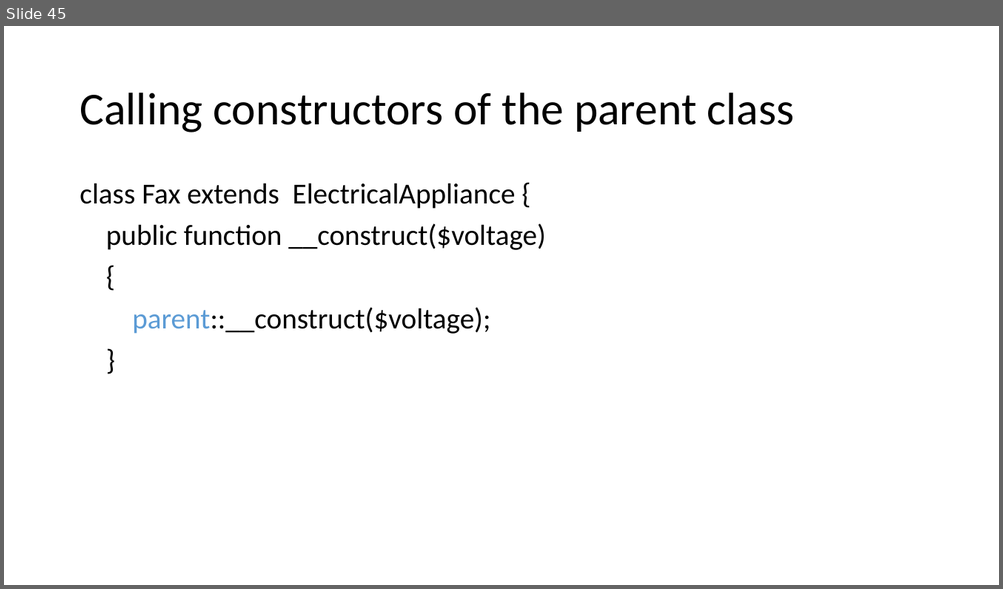
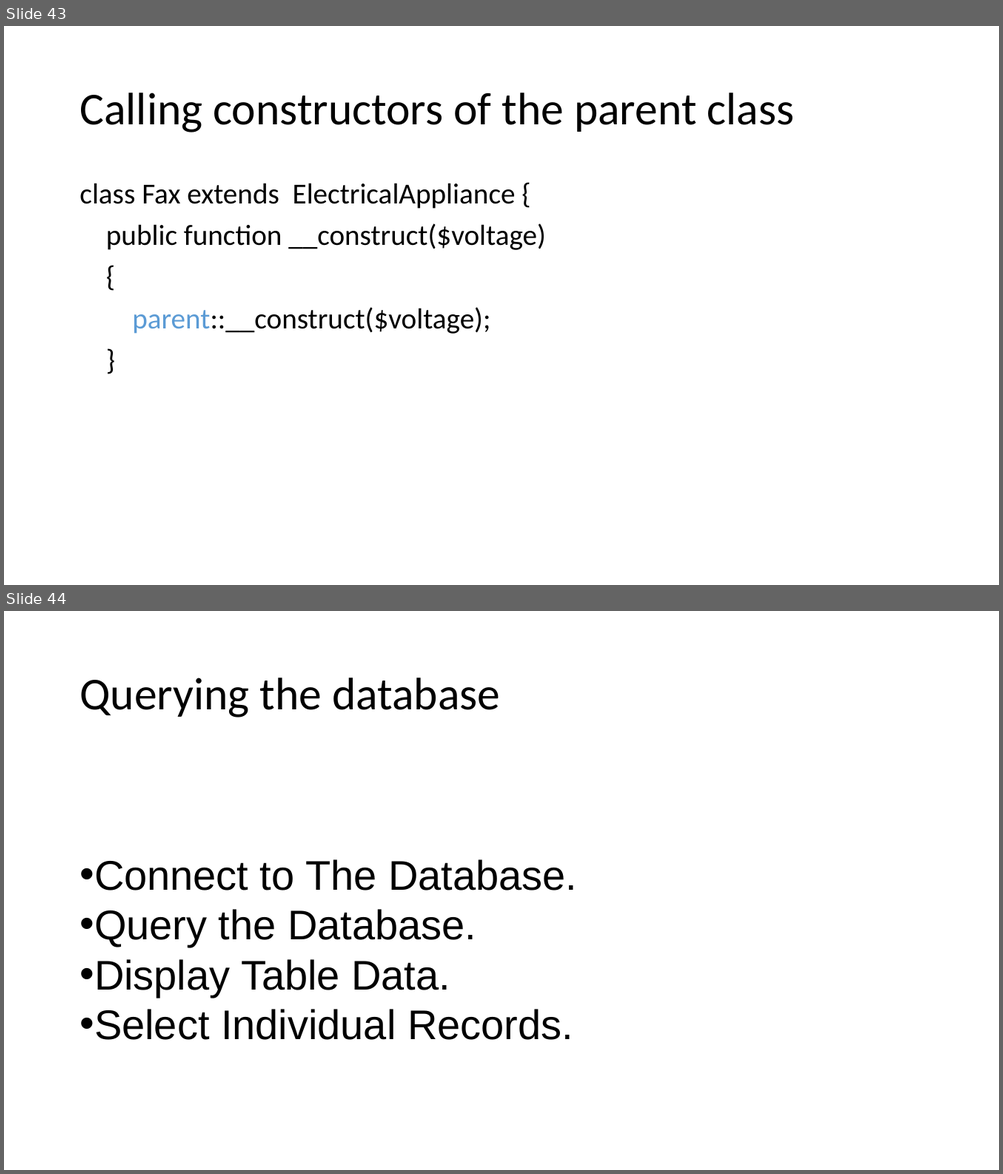
Before and after one commit to saorsa/php-course-excercises, a slide deck: Presentations/PHP Course.pptx. Shown one above the other, each under a label of ours: slide 45 before the commit, slides 43 and 44 after it. The pictures are 1003x589 and 1003x1174 pixels, drawn with LibreOffice and Linux fonts; fonts in the diff are those of the drawing. Boxes give left, top, right and bottom in pixels: in the first picture for what was removed or moved away, otherwise in the second. Text is boxed around its words. In the diff, an @@ line names an element or a change of style, - is before the commit and + after.

```diff
--- a/Presentations/PHP Course.pptx
+++ b/Presentations/PHP Course.pptx
@@ slide 44 added at (4,611,999,1170), background #FFFFFF @@
@@ title added at (79,678,500,718), 44 pt, text #000000 @@
+Querying the database
@@ text added at (79,860,577,1040), 40 pt, text #000000 @@
+• Connect to The Database.
+• Query the Database.
+• Display Table Data.
+• Select Individual Records.
@@ what was slide 45 is now slide 43 @@
```
Also in this commit, not shown: 5 slides changed, 4 other slides added, 2 slides removed, 6 other files.
